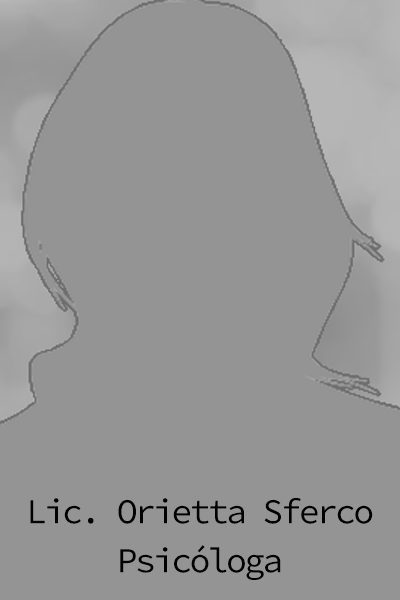
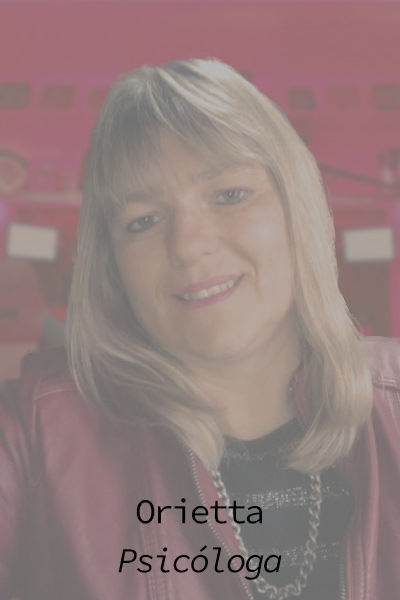
Layer changes from the first 400px x 600px image to the second:
renamed "Lic. Orietta Sferco Psicóloga" to "Orietta Psicóloga", painted on it over (30, 498, 373, 580)
renamed "Capa 2" to "Capa 1", painted on it over (0, 0, 400, 600)
